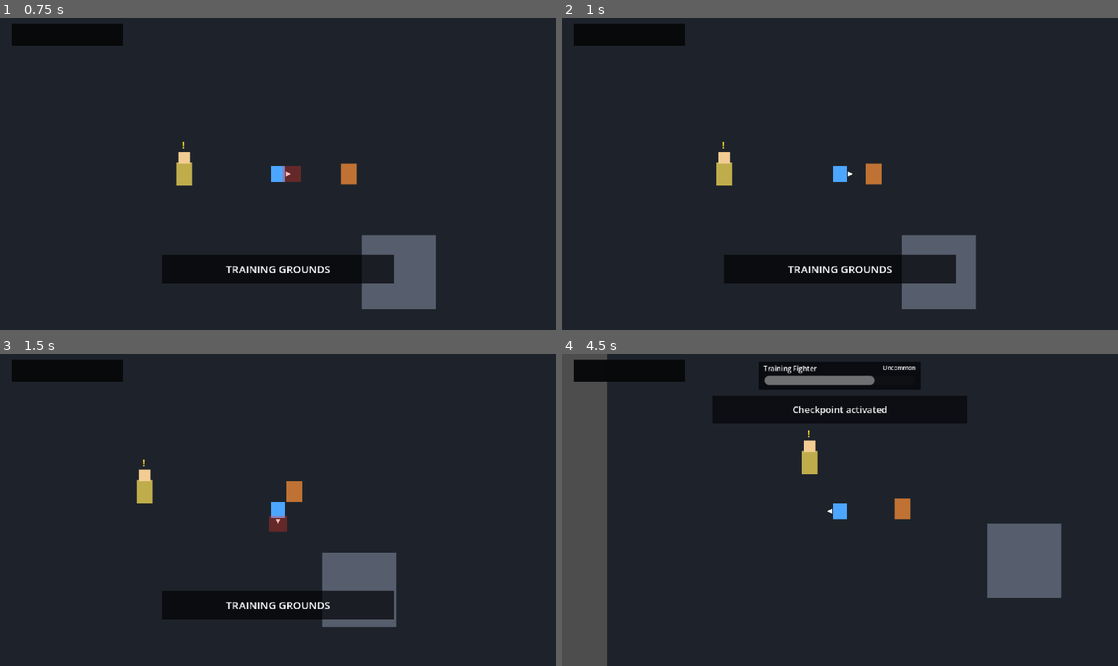
Above: before the commit, frames 1-4 (two rows, left to right).
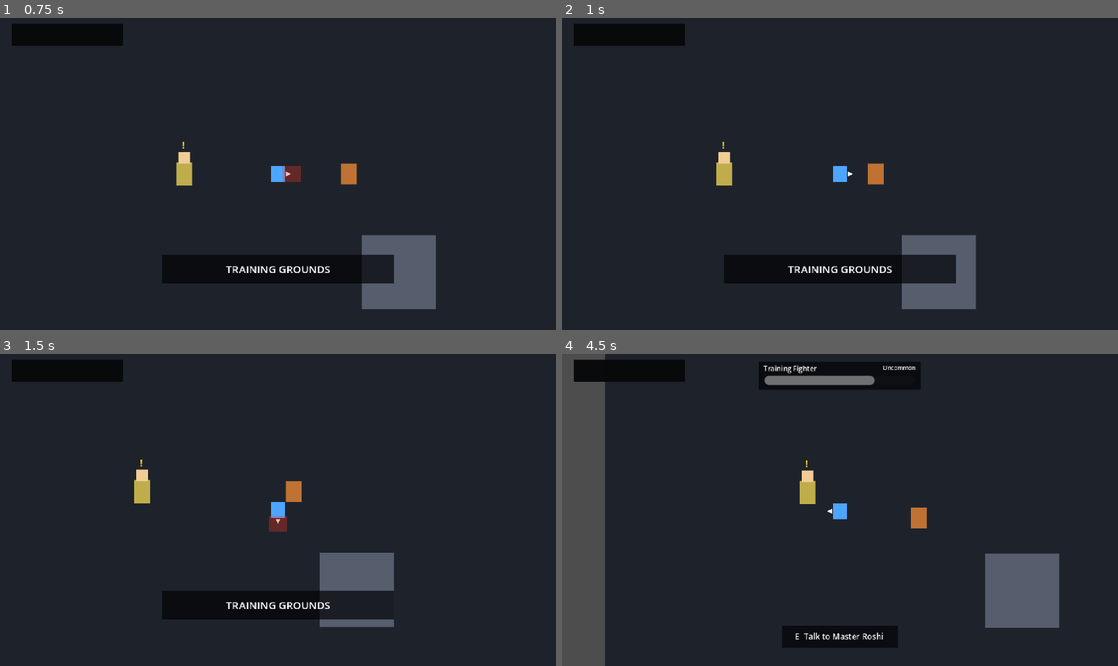
Above: after the commit, the same moments.

Repository: kikajima/dragonballsoullegacy
Game: Godot game, scene res://scenes/bootstrap/bootstrap.tscn
Same seed, same stepped clock (60 frames per second), same inputs: the game is played once before the commit and once after it.
Inputs:
- Up to frame 1 (0.75 s): tap Enter (ui_accept) at 0.5 s; hold D (move_right) from 0.53 s (still down); tap J (attack) at 0.6 s
- Up to frame 2 (1 s): keep holding D (move_right); tap Enter (ui_accept) at 0.77 s
- Up to frame 3 (1.5 s): release D (move_right) at 1.28 s; hold S (move_down) from 1.28 s (still down); tap J (attack) at 1.35 s
- Up to frame 4 (4.5 s): tap Enter (ui_accept) at 1.52, 3.02, 3.77 s; release S (move_down) at 2.03 s; hold D (move_right) 2.03-2.78 s; hold Shift (block) 2.03-2.78 s; tap J (attack) at 2.3, 3.05, 3.8 s; hold W (move_up) 2.78-3.53 s; tap L (charge_ki) at 2.85 s; hold Space (dash) 3.53-4.28 s; hold A (move_left) from 3.53 s (still down); tap E (interact) at 4.35 s

Frame 1 is identical in both runs. In frame 2, less than 0.1% of the frame differs, in the area x 54-58%, y 46-54%; in frame 3, 0.3%; in frame 4, 5.6%, in the area x 7-90%, y 0-100%.

Commit message:
fix: stabilize enemy close range movement and facing

Diff:
--- a/actors/enemies/debug_goku_enemy.gd
+++ b/actors/enemies/debug_goku_enemy.gd
@@ -42,8 +42,9 @@
 @export var disengage_range: float = 220.0
 @export var leash_range: float = 260.0
 @export var return_home_tolerance: float = 3.0
-@export var attack_range: float = 25.0
-@export var attack_cooldown: float = 0.55
+@export var attack_range: float = 36.0
+@export var attack_cooldown: float = 0.60
+@export var facing_change_cooldown: float = 0.16
 
 @export var pickup_scene: PackedScene
 @export_range(0, 9999, 1)
@@ -75,6 +76,7 @@
 
 var _hurt_time_left: float = 0.0
 var _attack_cooldown_left: float = 0.0
+var _facing_change_time_left: float = 0.0
 var _flash_tween: Tween
 var _spawn_position: Vector2
 var _current_facing: StringName = &"left"
@@ -105,6 +107,10 @@
 		_attack_cooldown_left - delta,
 		0.0
 	)
+	_facing_change_time_left = maxf(
+		_facing_change_time_left - delta,
+		0.0
+	)
 	ai_component.tick(delta)
 
 	if state_machine.is_state(STATE_HURT):
@@ -184,6 +190,9 @@
 
 	if distance_to_target <= attack_range:
 		movement_component.stop(self)
+		_current_facing = _facing_toward(
+			_target.global_position
+		)
 
 		if _attack_cooldown_left <= 0.0:
 			_start_attack()
@@ -684,10 +693,24 @@
 	if direction.is_zero_approx():
 		return
 
+	var next_facing: StringName
+
 	if absf(direction.x) > absf(direction.y):
-		_current_facing = &"right" if direction.x > 0.0 else &"left"
+		next_facing = &"right" if direction.x > 0.0 else &"left"
 	else:
-		_current_facing = &"down" if direction.y > 0.0 else &"up"
+		next_facing = &"down" if direction.y > 0.0 else &"up"
+
+	if next_facing == _current_facing:
+		return
+
+	if _facing_change_time_left > 0.0:
+		return
+
+	_current_facing = next_facing
+	_facing_change_time_left = maxf(
+		facing_change_cooldown,
+		0.0
+	)
 
 func _facing_toward(source_position: Vector2) -> StringName:
 	var direction := source_position - global_position
